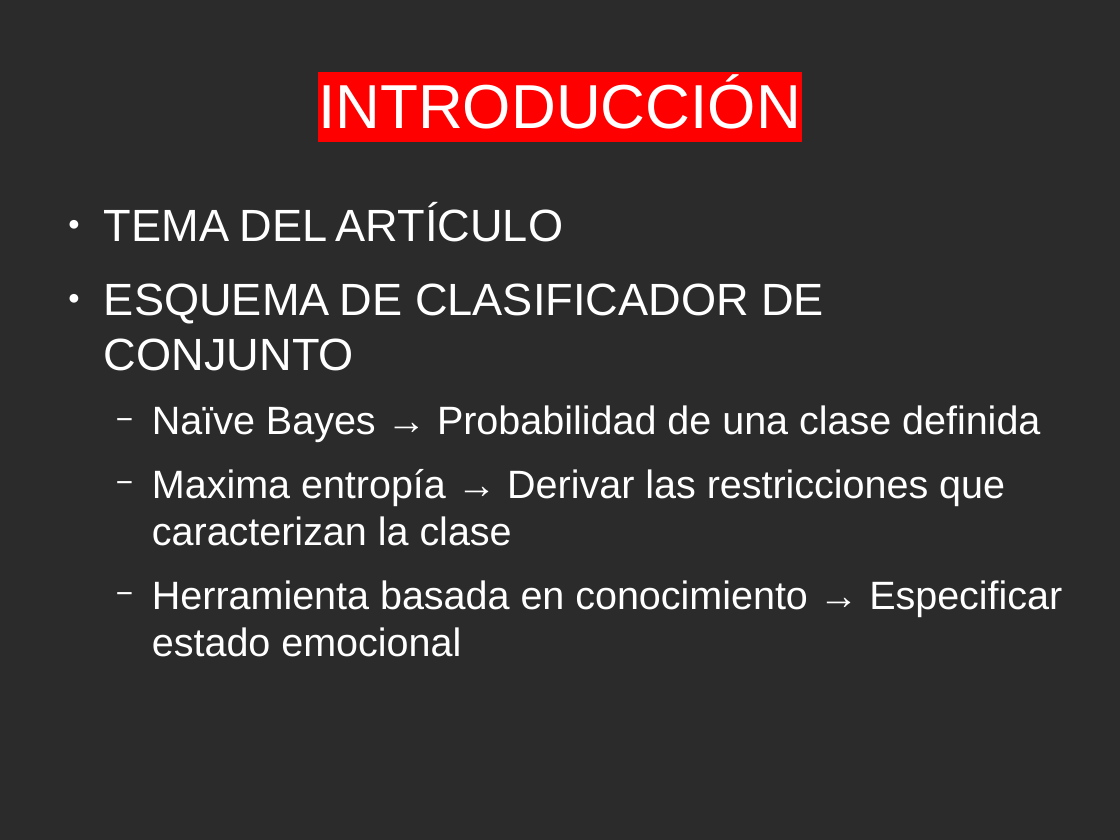
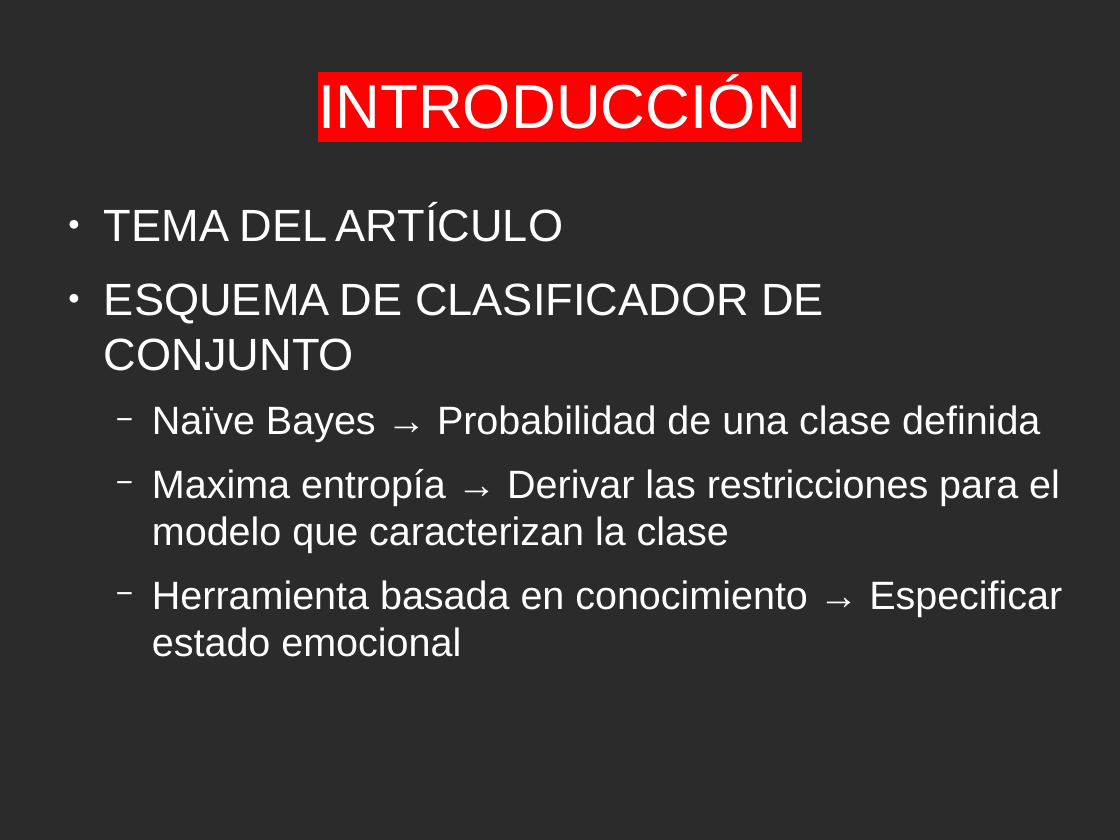
Before and after one commit to p72losaj/Mineria-de-Datos-Avanzada, a slide deck: slide 3 of TRABAJOS/TRABAJO_1/PresentacionTrabajo.odp. Drawn at 1120x840 pixels with LibreOffice and Linux fonts; fonts in the diff are those of the drawing; background and template pictures are left out; a plain dark background stands for a picture behind light text. Boxes give left, top, right and bottom in pixels: in the first picture for what was removed or moved away, otherwise in the second. Text is boxed around its words. In the diff, an @@ line names an element or a change of style, - is before the commit and + after.

Commit message:
Finalizacion presentacion tema1

```diff
--- a/TRABAJOS/TRABAJO_1/PresentacionTrabajo.odp
+++ b/TRABAJOS/TRABAJO_1/PresentacionTrabajo.odp
@@ text at (x1=152, y1=469, x2=1060, y2=553): text changed @@
-  − Maxima entropía → Derivar las restricciones que caracterizan la clase
+  − Maxima entropía → Derivar las restricciones para el modelo que caracterizan la clase
```
Also in this commit, not shown: 1 other file.
